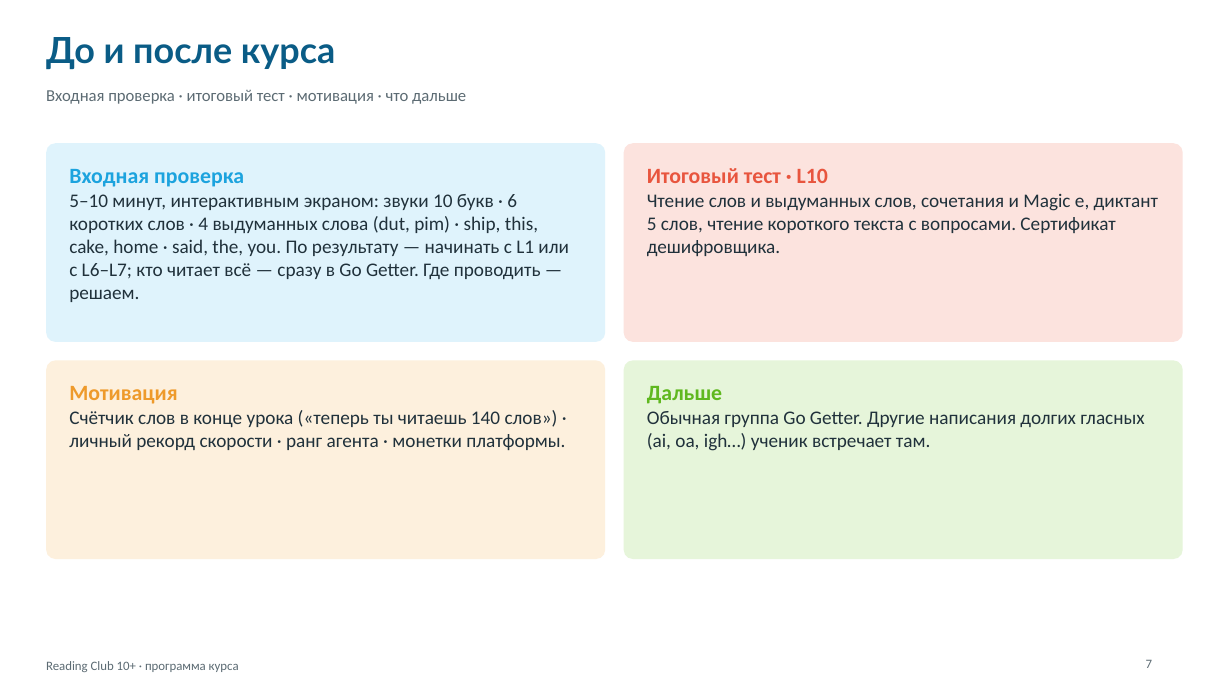
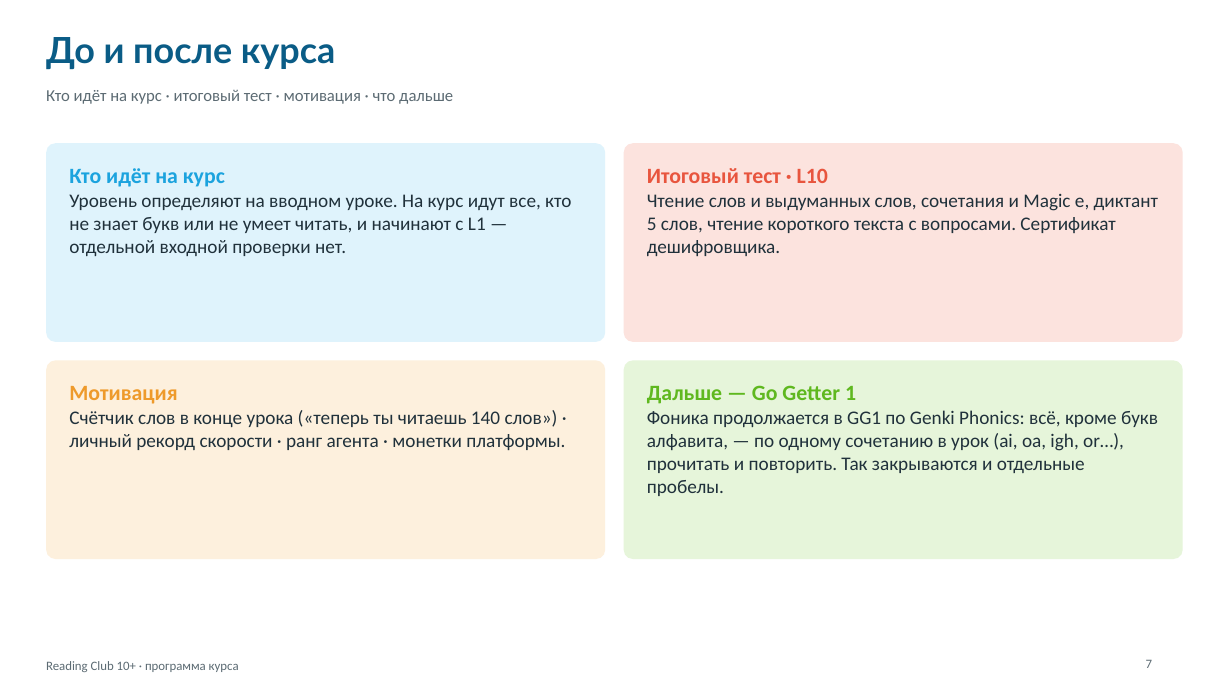
Before and after one commit to wowspeakschool-lang/classroom, a slide deck: slide 7 of builds/fonika_10_12/programma/Программа курса Reading Club 10+.pptx. Drawn at 1232x693 pixels with LibreOffice and Linux fonts; fonts in the diff are those of the drawing. Boxes give left, top, right and bottom in pixels: in the first picture for what was removed or moved away, otherwise in the second. Text is boxed around its words. In the diff, an @@ line names an element or a change of style, - is before the commit and + after.

```diff
--- a/builds/fonika_10_12/programma/Программа курса Reading Club 10+.pptx
+++ b/builds/fonika_10_12/programma/Программа курса Reading Club 10+.pptx
@@ text at (x1=46, y1=90, x2=453, y2=104): text changed @@
-Входная проверка · итоговый тест · мотивация · что дальше
+Кто идёт на курс · итоговый тест · мотивация · что дальше
@@ text at (x1=69, y1=168, x2=571, y2=256): text changed @@
-Входная проверка
-5–10 минут, интерактивным экраном: звуки 10 букв · 6 коротких слов · 4 выдуманных слова (dut, pim) · ship, this, cake, home · said, the, you. По результату — начинать с L1 или с L6–L7; кто читает всё — сразу в Go Getter. Где проводить — решаем.
+Кто идёт на курс
+Уровень определяют на вводном уроке. На курс идут все, кто не знает букв или не умеет читать, и начинают с L1 — отдельной входной проверки нет.
@@ text at (x1=647, y1=385, x2=1158, y2=496): text changed @@
-Дальше
-Обычная группа Go Getter. Другие написания долгих гласных (ai, oa, igh…) ученик встречает там.
+Дальше — Go Getter 1
+Фоника продолжается в GG1 по Genki Phonics: всё, кроме букв алфавита, — по одному сочетанию в урок (ai, oa, igh, or…), прочитать и повторить. Так закрываются и отдельные пробелы.
```
Also in this commit, not shown: 1 other slide changed, 3 other files.
